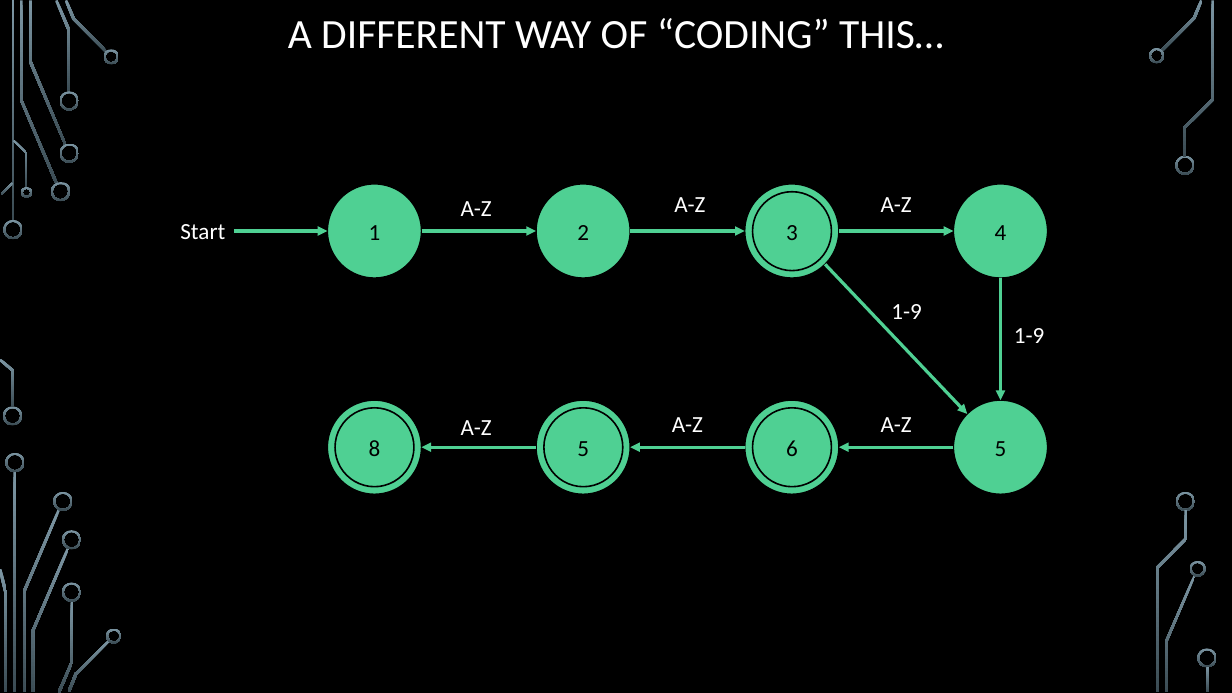
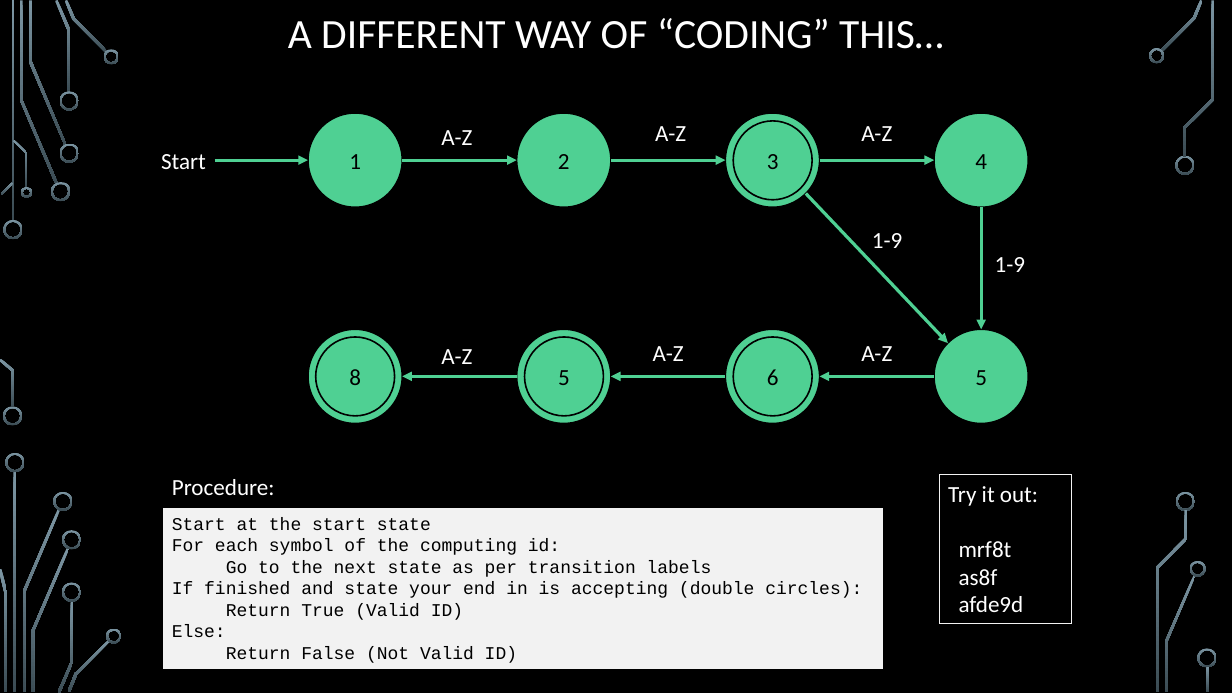
Before and after one commit to markfloryan/dsa2, a slide deck: slide 29 of slides/06-3-Hardness.pptx. Drawn at 1232x693 pixels with LibreOffice and Linux fonts; fonts in the diff are those of the drawing; background and template pictures are left out. Boxes give left, top, right and bottom in pixels: in the first picture for what was removed or moved away, otherwise in the second. Text is boxed around its words. In the diff, an @@ line names an element or a change of style, - is before the commit and + after.

Commit message:
slides

```diff
--- a/slides/06-3-Hardness.pptx
+++ b/slides/06-3-Hardness.pptx
@@ 12 ellipses, 9 texts, 9 arrows: place and size @@
-12 ellipses, 9 texts, 9 arrows at <box>180,184,1048,494</box>
+12 ellipses, 9 texts, 9 arrows at <box>161,113,1029,423</box>
@@ text added at <box>172,479,275,495</box>, 18 pt, text #FFFFFF @@
+Procedure:
@@ rectangle added at <box>939,474,1072,624</box>, outline #F2F2F2 0.75 pt, 18 pt, text #FFFFFF @@
+Try it out:
+mrf8t
+as8f
+afde9d
@@ rectangle added at <box>163,507,884,669</box>, fill #F2F2F2, outline #000000 0.75 pt, 14 pt, text #000000 @@
+Start at the start state
+For each symbol of the computing id:
+Go to the next state as per transition labels
+If finished and state your end in is accepting (double circles):
+Return True (Valid ID)
+Else:
+Return False (Not Valid ID)
```
Also in this commit, not shown: 6 slides added, 1 slide removed, 6 other files.
